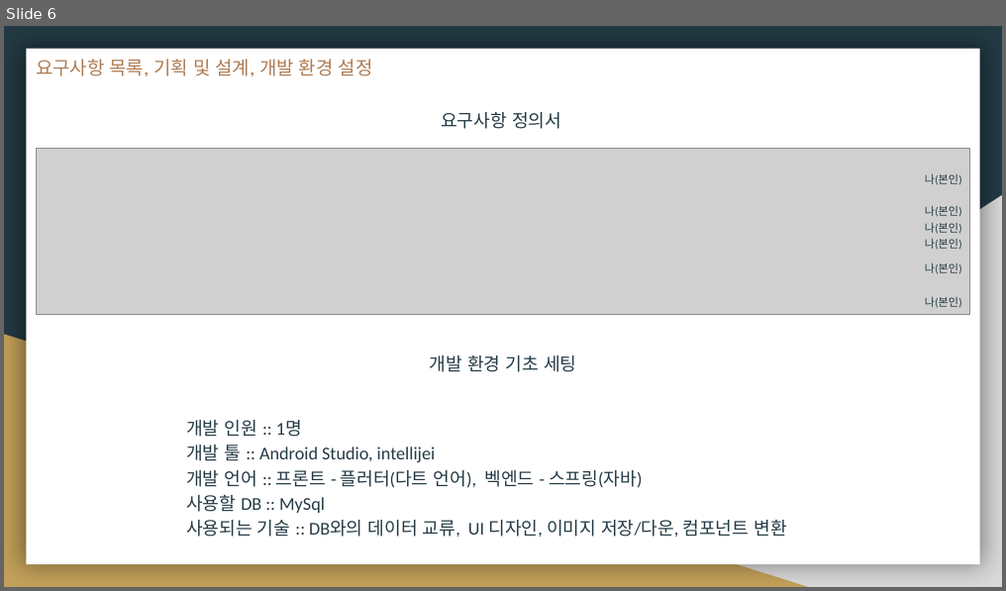
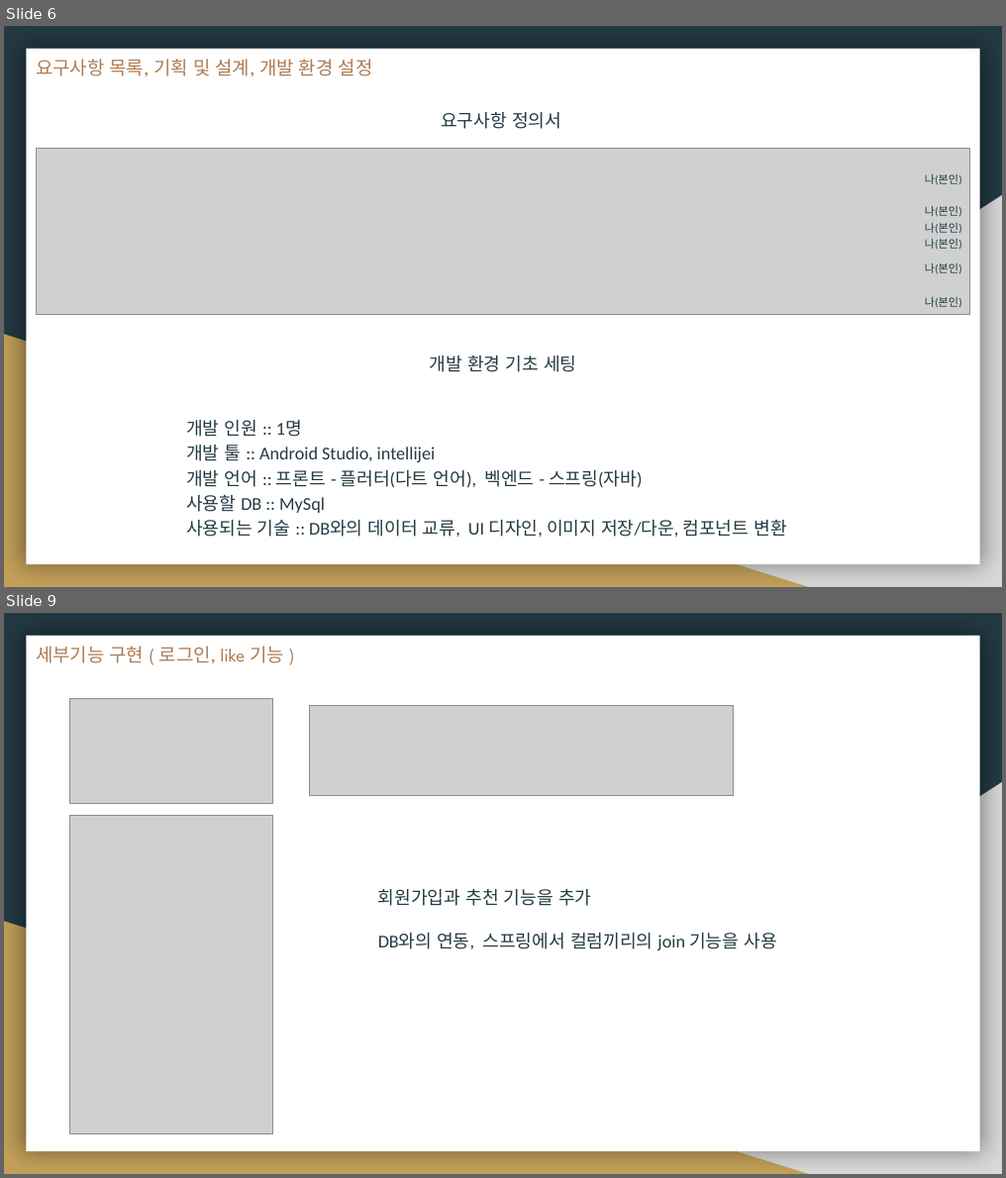
Before and after one commit to OOOJJJHHH/Study, a slide deck: 플러터/프로젝트/13_.pptx. Shown one above the other, each under a label of ours: slide 6 before the commit, slides 6 and 9 after it; the slides between them are not shown. The pictures are 1006x591 and 1006x1178 pixels, drawn with LibreOffice and Linux fonts; fonts in the diff are those of the drawing; grey boxes stand for pictures. Boxes give left, top, right and bottom in pixels: in the first picture for what was removed or moved away, otherwise in the second. Text is boxed around its words. In the diff, an @@ line names an element or a change of style, - is before the commit and + after.

```diff
--- a/플러터/프로젝트/13_.pptx
+++ b/플러터/프로젝트/13_.pptx
@@ slide 9 added at [4,613,1002,1174], background #233A44; not listed: 3 template elements that a slide beside it also shows @@
@@ title added at [36,646,284,663], 13.5 pt, text #AF7B51 @@
+세부기능 구현 ( 로그인, like 기능 )
@@ picture added at [70,698,272,803] @@
@@ picture added at [309,706,734,795] @@
@@ picture added at [70,816,272,1135] @@
@@ text added at [378,889,776,951], 13 pt, text #233A44 @@
+회원가입과 추천 기능을 추가
+DB와의 연동, 스프링에서 컬럼끼리의 join 기능을 사용
```
Also in this commit, not shown: 1 slide changed, 2 other slides added, 2 slides removed.
